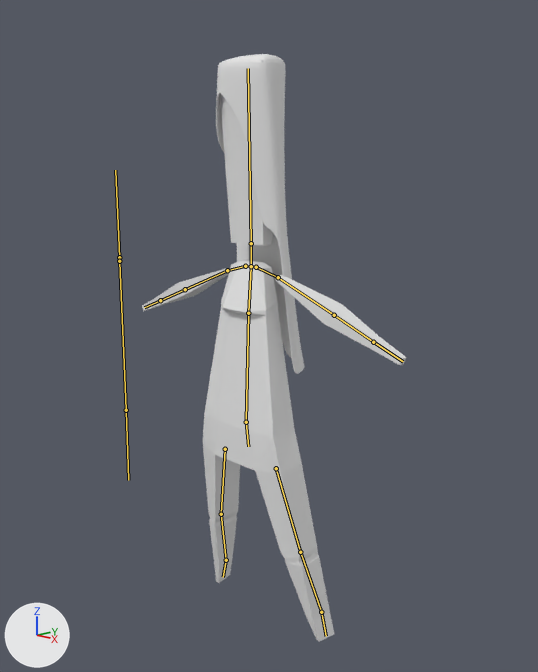
Two versions of the Blender file Cubes 3D/Assets/Resources/Models/Player/PlayerFemale.blend, one commit apart.
Both versions are drawn from a 50 mm lens placed at (1.391, -1.304, 1.222), pointed at (0.036, 0.029, 0.814). The lights are fixed; the arrows at lower left show +X, +Y and +Z. Both versions are drawn at frame 1 of the action 'ducken'; the numbers are the values there. The bones that bend it are drawn over the model as lines. Materials are left out; every surface is plain grey.

Names of what the first picture shows: 'Arm.L', 'Arm.R', 'Hair', 'Koerper', 'Kopf'.
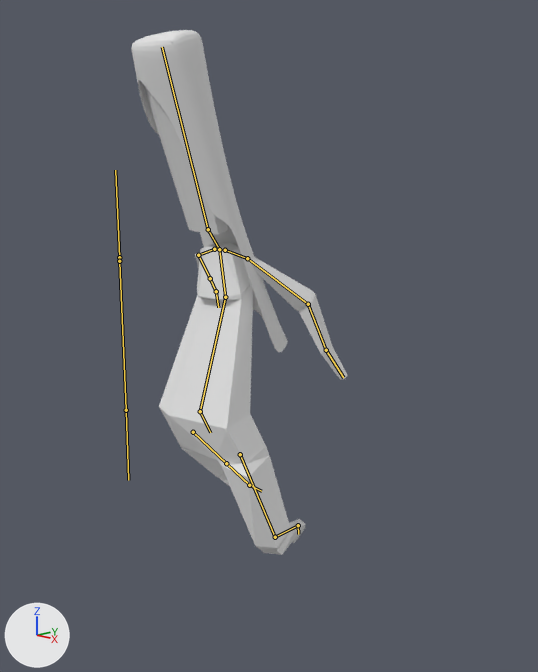
Where the change shows, as pixel boxes [x1, y1, x2, y2] in the pictures (538 x 672 px):
'Koerper', posed (11% wider, 18% shorter): before [203, 261, 334, 642]; after [159, 243, 305, 555]
'Hair', posed (74% wider): before [216, 54, 305, 374]; after [132, 30, 288, 352]
'Kopf', posed: before [220, 60, 273, 246]; after [143, 42, 228, 234]
'Arm.L', posed (26% narrower, 36% taller): before [275, 275, 407, 365]; after [250, 257, 347, 380]
'Arm.R', posed: before [142, 269, 229, 311]; after [195, 253, 200, 269]
bone 'Hüfte', root to tip: before (246, 422) to (248, 446); after (200, 411) to (210, 432)
bone 'Bauch', root to tip: before (246, 422) to (248, 313); after (200, 411) to (225, 297)
bone 'Brust', root to tip: before (248, 313) to (251, 266); after (225, 297) to (219, 249)
bone 'Hals', root to tip: before (251, 266) to (251, 243); after (219, 249) to (208, 229)
bone 'Kopf', root to tip: before (251, 243) to (248, 68); after (208, 229) to (162, 47)

The edits, one by one:
Bone 'Ellenbogen.L' (bone_ellenbogen_l) moves from (0.0, 0.0, 0.0) to (-0.197, -0.023, 0.0).
Bone 'Hand-IK.L' (bone_hand_ik_l) moves from (0.0, 0.0, 0.0) to (0.081, -0.166, 0.128).
Bone 'Hand-IK.L' (bone_hand_ik_l) turns from (0, 0, 0) to (44, 21, -21) degrees about its own x, y and z.
Bone 'Fuss-IK.L' (bone_fuss_ik_l) moves from (0.0, 0.0, 0.0) to (-0.055, -0.228, 0.019).
Bone 'Fuss-IK.L' (bone_fuss_ik_l) turns from (0, 0, 0) to (34, -23, 32) degrees about its own x, y and z.
Bone 'Hüfte' (bone_hüfte) moves from (0.0, 0.0, 0.0) to (-0.001, -0.081, -0.148).
Bone 'Hüfte' (bone_hüfte) turns from (0, 0, 0) to (21, 4, 1) degrees about its own x, y and z.
Bone 'Knie.R' (bone_knie_r) moves from (0.0, 0.0, 0.0) to (-0.056, 0.118, 0.19).
Bone 'Hand-IK.R' (bone_hand_ik_r) moves from (0.0, 0.0, 0.0) to (-0.127, -0.107, 0.022).
Bone 'Hand-IK.R' (bone_hand_ik_r) turns from (0, 0, 0) to (29, 6, 39) degrees about its own x, y and z.
Bone 'Fuss-IK.R' (bone_fuss_ik_r) moves from (0.0, 0.0, 0.0) to (-0.063, -0.195, 0.115).
Bone 'Fuss-IK.R' (bone_fuss_ik_r) turns from (0, 0, 0) to (56, -5, -16) degrees about its own x, y and z.
Bone 'Bauch' (bone_bauch) turns from (0, 0, 0) to (-16, 0, 0) degrees about its own x, y and z.
Bone 'Brust' (bone_brust) turns from (0, 0, 0) to (26, -2, 2) degrees about its own x, y and z.
Bone 'Hals' (bone_hals) turns from (0, 0, 0) to (24, 3, 4) degrees about its own x, y and z.
Bone 'Kopf' (bone_kopf) turns from (0, 0, 0) to (-18, -8, -5) degrees about its own x, y and z.
